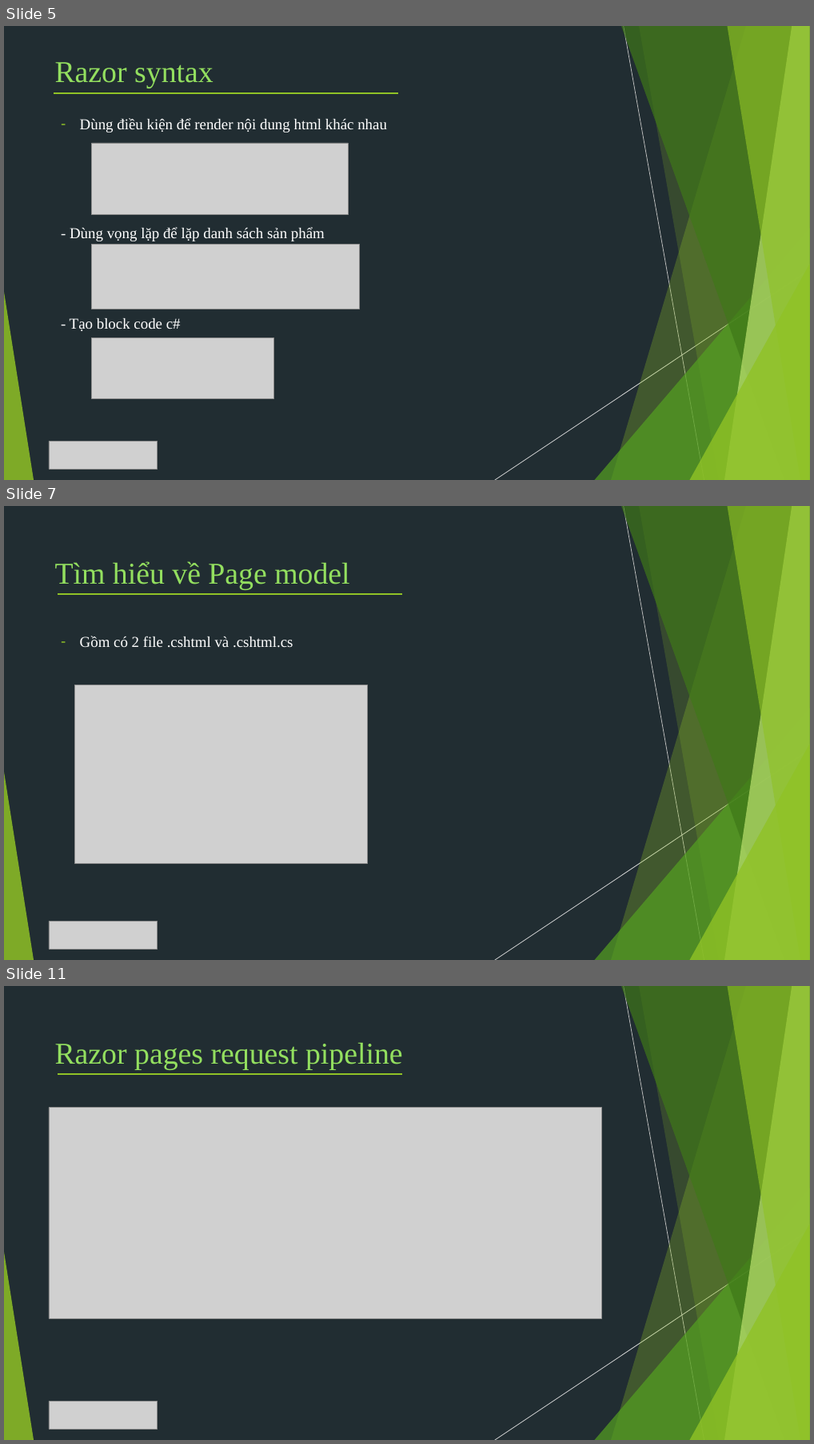
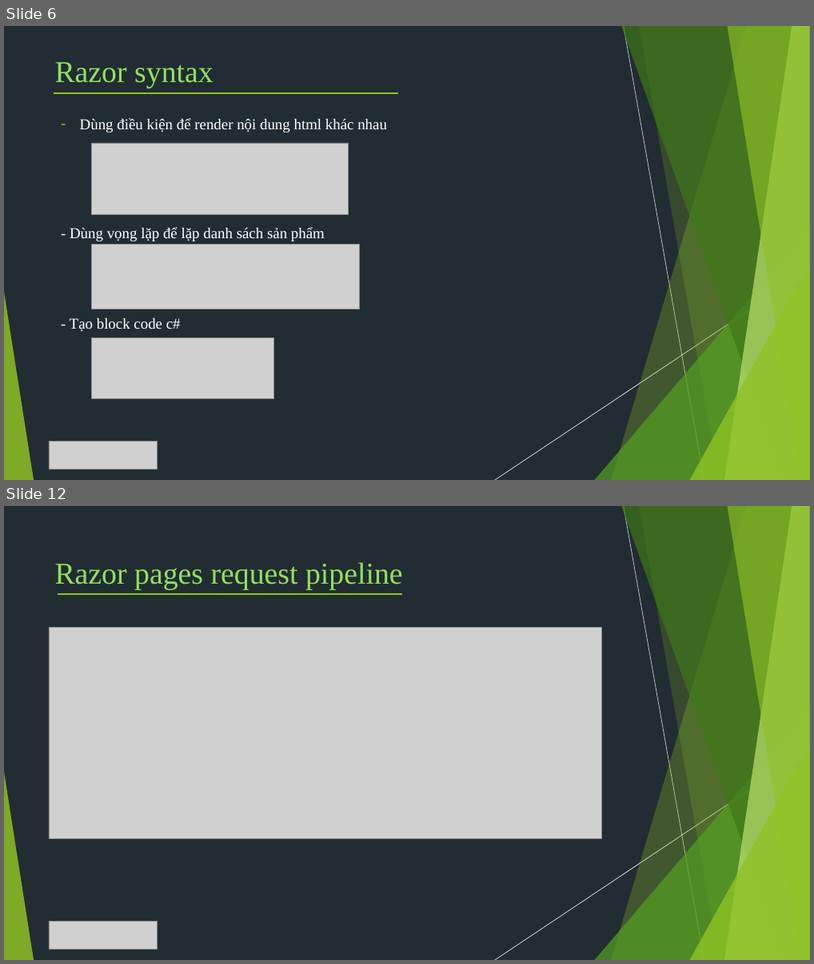
Before and after one commit to TechMarDay/RazorPage, a slide deck: Razor pages.pptx. Shown one above the other, each under a label of ours: slides 5, 7 and 11 before the commit, slides 6 and 12 after it; the slides between them are not shown. The pictures are 814x1444 and 814x964 pixels, drawn with LibreOffice and Linux fonts; fonts in the diff are those of the drawing; grey boxes stand for pictures. Boxes give left, top, right and bottom in pixels: in the first picture for what was removed or moved away, otherwise in the second. Text is boxed around its words. In the diff, an @@ line names an element or a change of style, - is before the commit and + after.

```diff
--- a/Razor pages.pptx
+++ b/Razor pages.pptx
@@ slide 7 removed at box(4, 506, 810, 960), background #212D32; not listed: 10 template elements that a slide beside it also shows @@
@@ text removed at box(55, 561, 350, 590) @@
-Tìm hiểu về Page model
@@ line removed from (58, 594) to (402, 594) @@
@@ text removed at box(80, 636, 294, 648) @@
-– Gồm có 2 file .cshtml và .cshtml.cs
@@ picture removed at box(74, 685, 367, 863) @@
@@ picture removed at box(49, 921, 157, 948) @@
@@ what was slide 5 is now slide 6 @@
@@ what was slide 11 is now slide 12 @@
```
Also in this commit, not shown: 6 slides changed, 3 slides added, 1 other slide removed.
